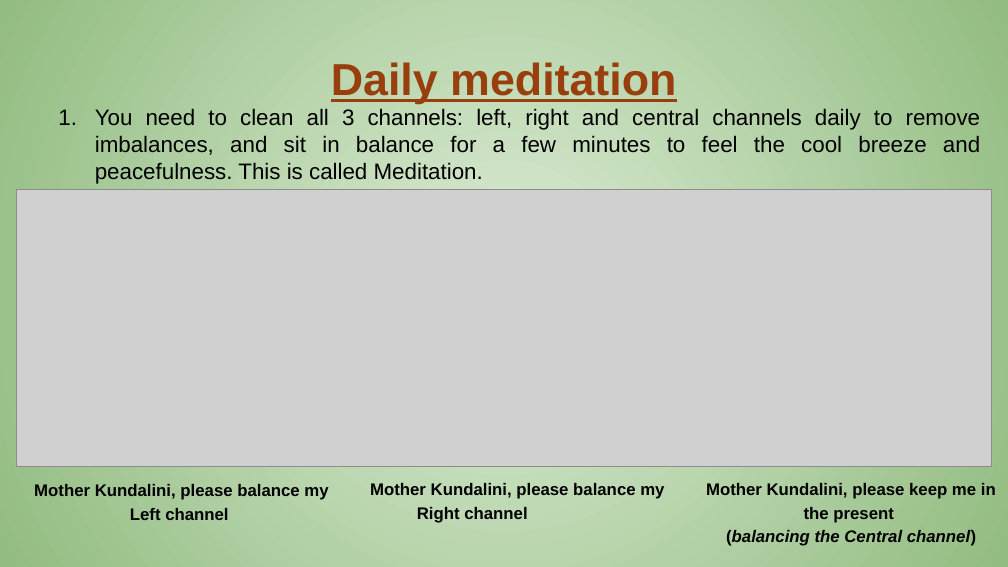
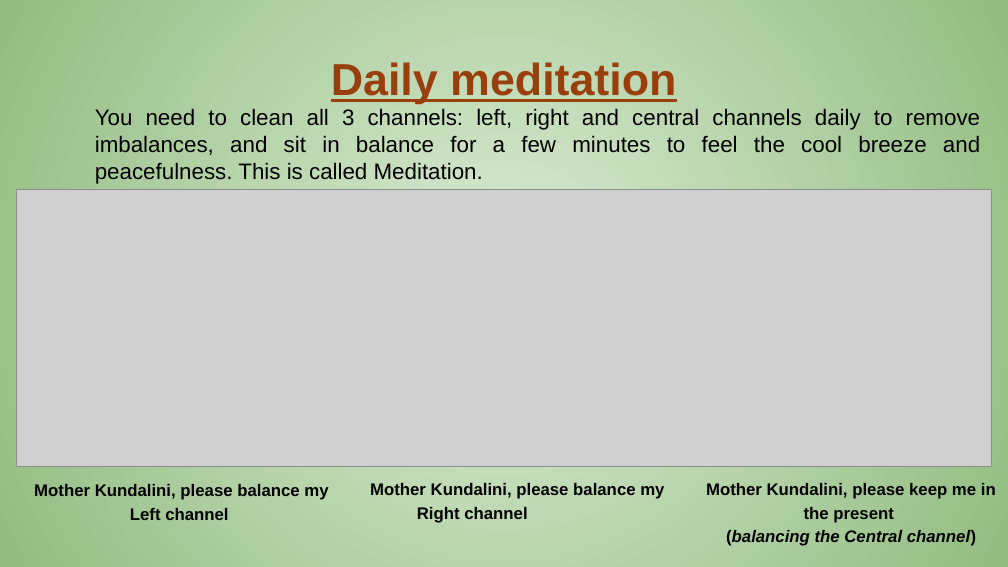
Before and after one commit to NirmalaVishwaVidyaPeetham/ClassMaterial, a slide deck: slide 6 of 5. SocialStudiiesAndLifeSkills/2. LifeSkills/1. Presentations/2. IntroductionToSahajayoga/3. Virata-Introduction-to-Sahaja-Yoga-Slides.pptx. Drawn at 1008x567 pixels with LibreOffice and Linux fonts; fonts in the diff are those of the drawing; grey boxes stand for pictures. Boxes give left, top, right and bottom in pixels: in the first picture for what was removed or moved away, otherwise in the second. Text is boxed around its words. In the diff, an @@ line names an element or a change of style, - is before the commit and + after.

```diff
--- a/5. SocialStudiiesAndLifeSkills/2. LifeSkills/1. Presentations/2. IntroductionToSahajayoga/3. Virata-Introduction-to-Sahaja-Yoga-Slides.pptx
+++ b/5. SocialStudiiesAndLifeSkills/2. LifeSkills/1. Presentations/2. IntroductionToSahajayoga/3. Virata-Introduction-to-Sahaja-Yoga-Slides.pptx
@@ text "You need to clean all ..." at [95, 108, 980, 184]: bullet 1. to none @@
```
Also in this commit, not shown: 5 other slides changed, 5 other files.
